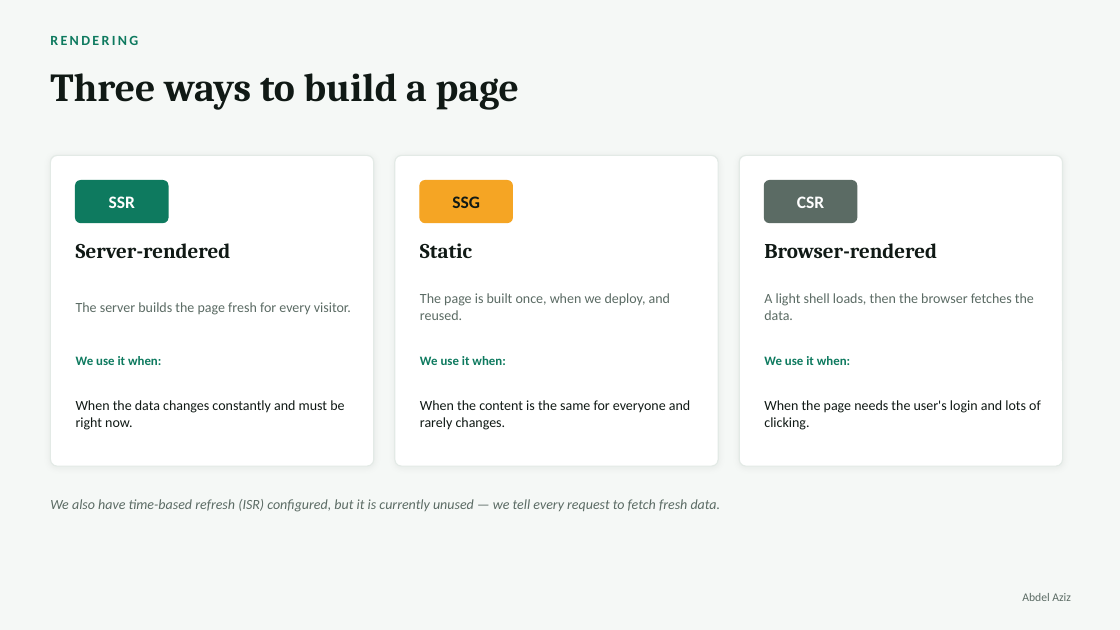
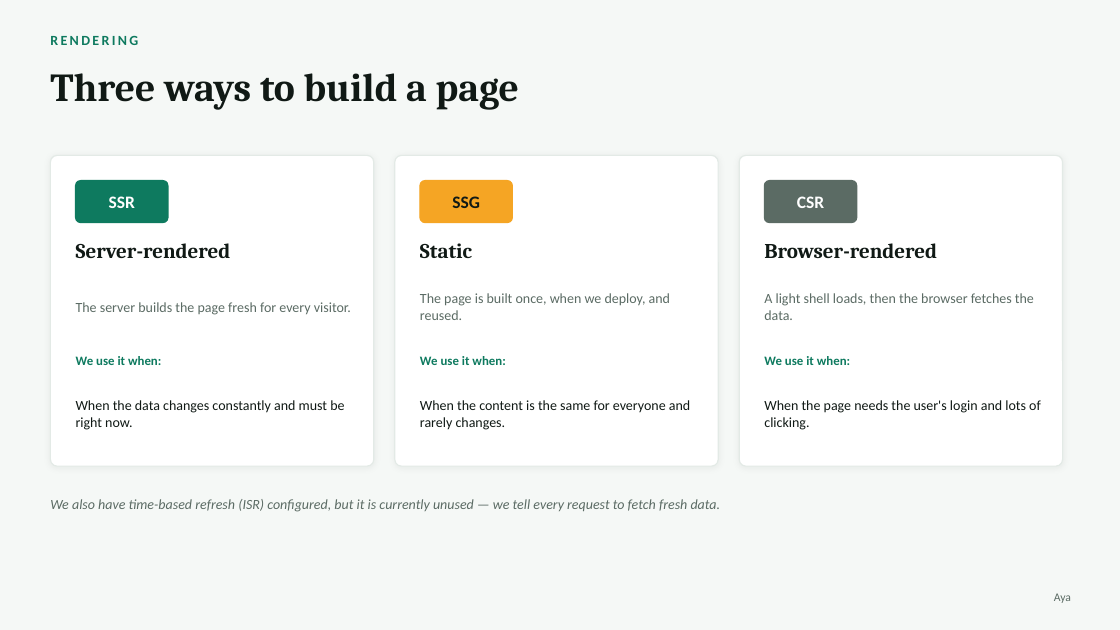
Before and after one commit to AyaSulyman/EVCharging-System, a slide deck: slide 11 of docs/presentation/ChargeHub-Presentation.pptx. Drawn at 1120x630 pixels with LibreOffice and Linux fonts; fonts in the diff are those of the drawing. Boxes give left, top, right and bottom in pixels: in the first picture for what was removed or moved away, otherwise in the second. Text is boxed around its words. In the diff, an @@ line names an element or a change of style, - is before the commit and + after.

```diff
--- a/docs/presentation/ChargeHub-Presentation.pptx
+++ b/docs/presentation/ChargeHub-Presentation.pptx
@@ text at bbox=[1054, 593, 1071, 603]: text changed @@
-Abdel Aziz
+Aya
```
Also in this commit, not shown: 3 other slides changed, 4 other files.
